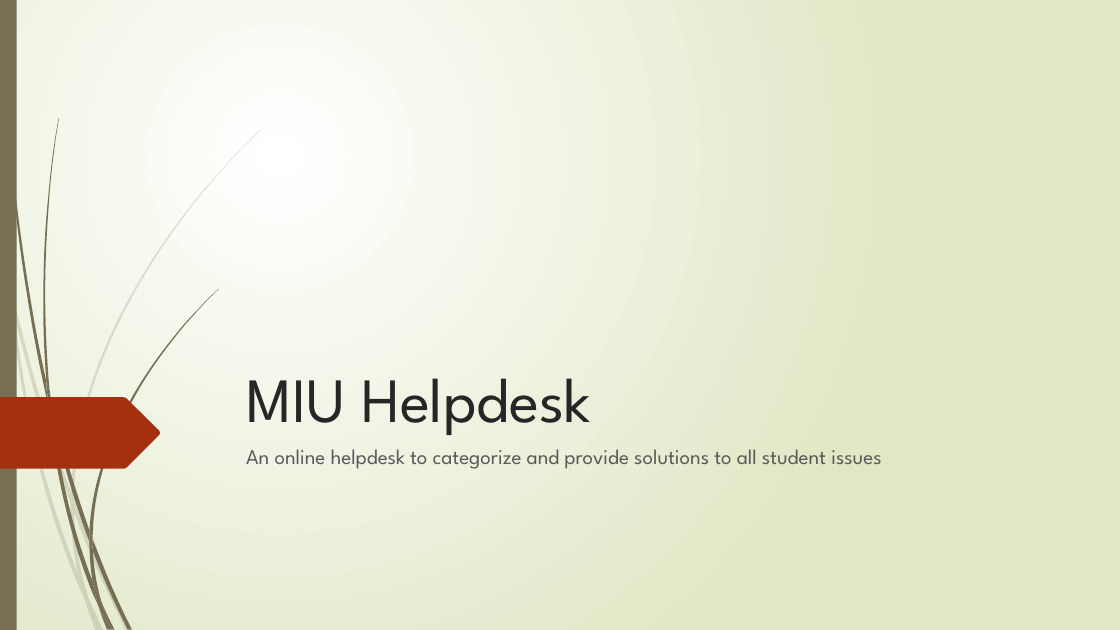
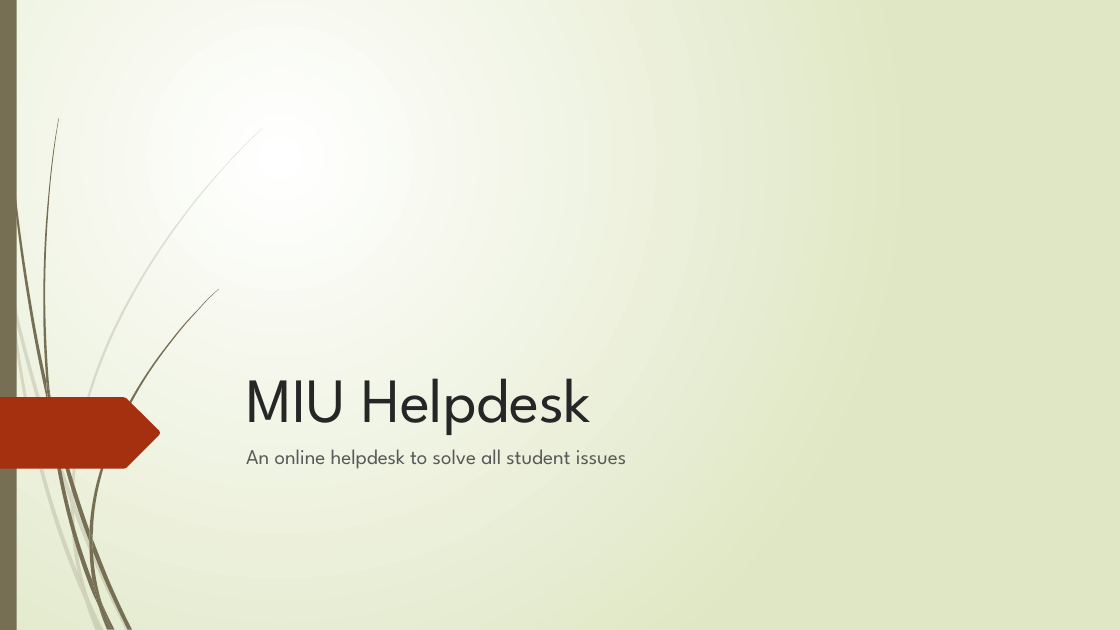
Before and after one commit to pierre-ngb/miu-helpdesk, a slide deck: slide 1 of MIU Helpdesk.pptx. Drawn at 1120x630 pixels with LibreOffice and Linux fonts; fonts in the diff are those of the drawing. Boxes give left, top, right and bottom in pixels: in the first picture for what was removed or moved away, otherwise in the second. Text is boxed around its words. In the diff, an @@ line names an element or a change of style, - is before the commit and + after.

Commit message:
ss

```diff
--- a/MIU Helpdesk.pptx
+++ b/MIU Helpdesk.pptx
@@ subtitle at [246, 449, 626, 469]: text changed @@
-An online helpdesk to categorize and provide solutions to all student issues
+An online helpdesk to solve all student issues
```
Also in this commit, not shown: 1 other slide changed, 2 slides added, 1 slide removed.
